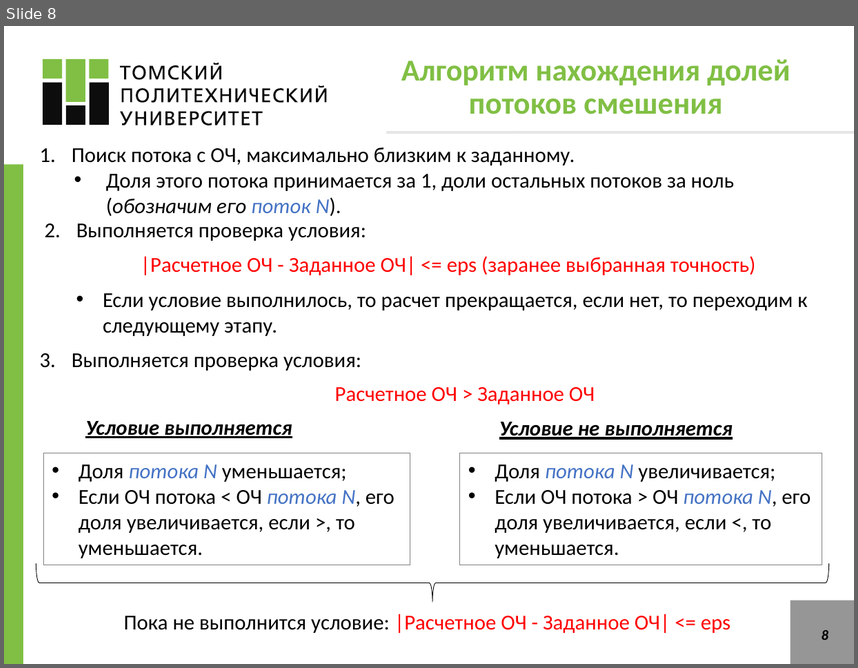
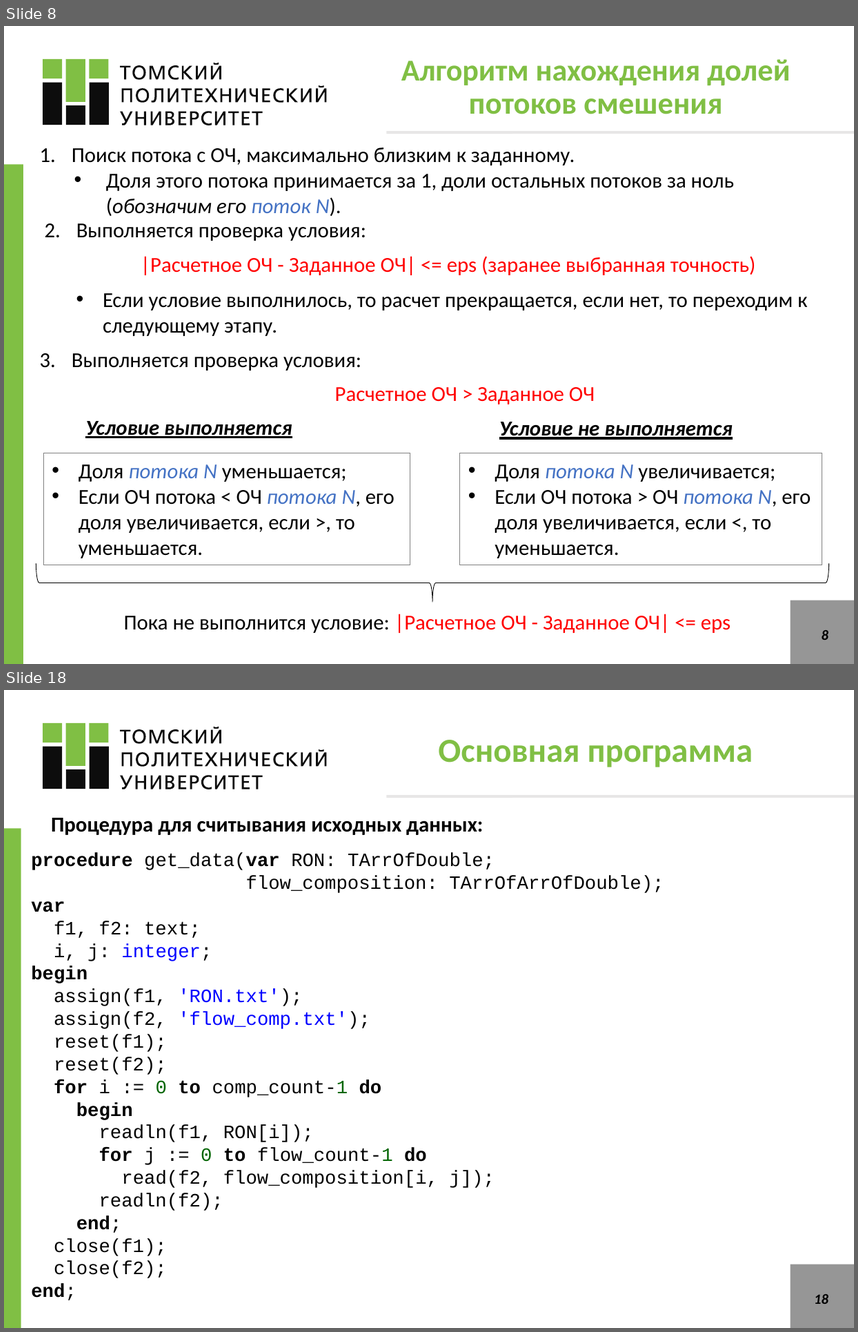
Before and after one commit to VChuzlov/SA, a slide deck: ЛБ1_blending/ЛБ_1.pptx. Shown one above the other, each under a label of ours: slide 8 before the commit, slides 8 and 18 after it; the slides between them are not shown. The pictures are 858x668 and 858x1332 pixels, drawn with LibreOffice and Linux fonts; fonts in the diff are those of the drawing. Boxes give left, top, right and bottom in pixels: in the first picture for what was removed or moved away, otherwise in the second. Text is boxed around its words. In the diff, an @@ line names an element or a change of style, - is before the commit and + after.

```diff
--- a/ЛБ1_blending/ЛБ_1.pptx
+++ b/ЛБ1_blending/ЛБ_1.pptx
@@ slide 18 added at [4, 690, 854, 1328], background #FFFFFF @@
@@ freeform shape added at [43, 723, 109, 766], fill #80BF44 @@
@@ freeform shape added at [120, 727, 326, 789], fill #0D0D0D @@
@@ freeform shape added at [43, 746, 110, 789], fill #0D0D0D @@
@@ title added at [438, 740, 753, 767], 28.6 pt, text #80BF44, bold @@
+Основная программа
@@ line added from (386, 796) to (854, 796), #E7E6E6 2.25 pt @@
@@ rectangle added at [4, 829, 21, 1328], fill #80BF44 @@
@@ text added at [51, 818, 483, 835], 18 pt, text #000000, bold @@
+Процедура для считывания исходных данных:
@@ text added at [31, 853, 664, 1300], 16 pt, text #000000 @@
+procedure get_data(var RON: TArrOfDouble;
+flow_composition: TArrOfArrOfDouble);
+var
+f1, f2: text;
+i, j: integer;
+begin
+assign(f1, 'RON.txt');
+assign(f2, 'flow_comp.txt');
+reset(f1);
+reset(f2);
+for i := 0 to comp_count-1 do
+begin
+readln(f1, RON[i]);
+for j := 0 to flow_count-1 do
+read(f2, flow_composition[i, j]);
+readln(f2);
+end;
+close(f1);
+close(f2);
+end;
@@ rectangle added at [791, 1264, 854, 1328], fill #969696 @@
@@ page number added at [814, 1294, 829, 1303], 12 pt, text #000000, bold, italic @@
+18
```
Also in this commit, not shown: 3 slides changed, 9 other slides added, 15 slides removed, 24 other files.
